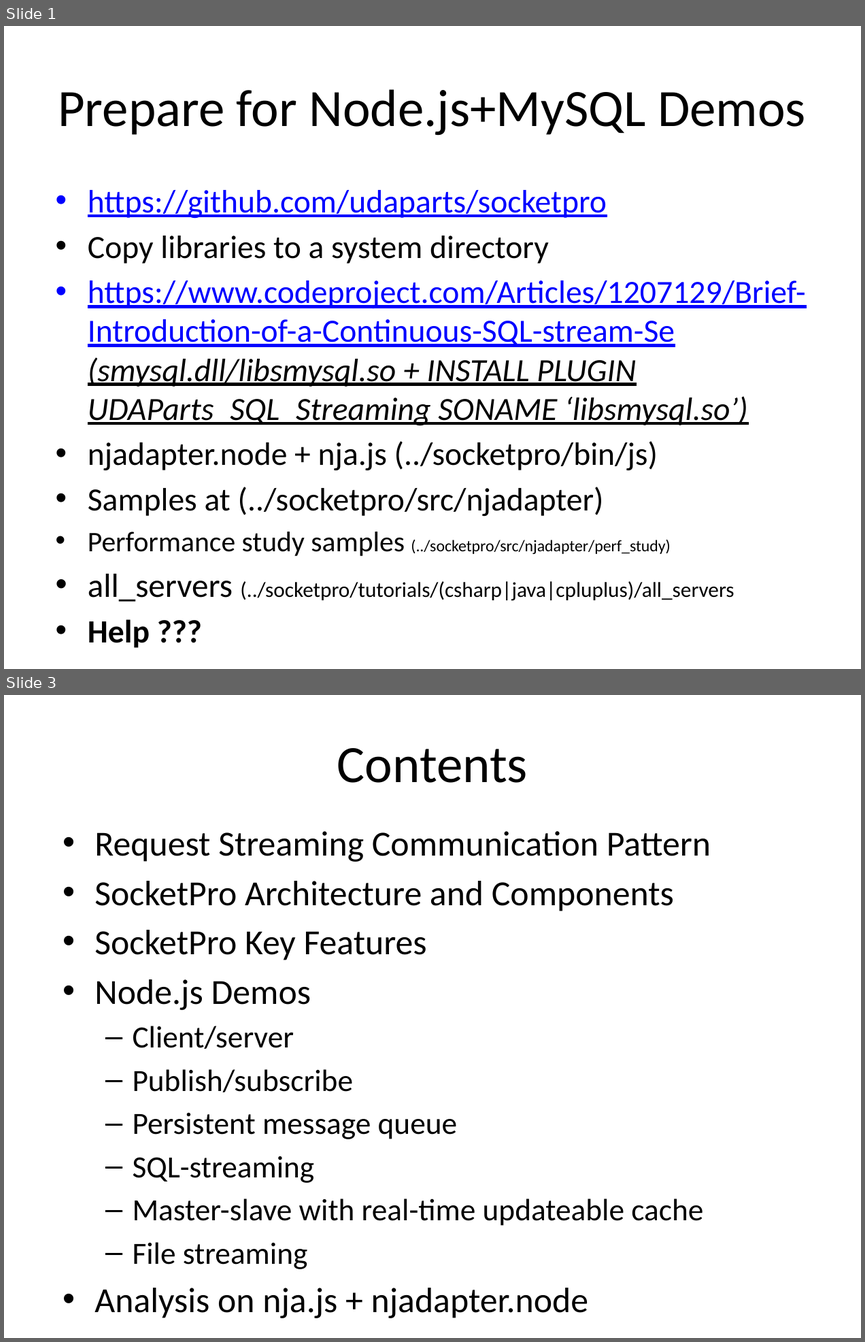
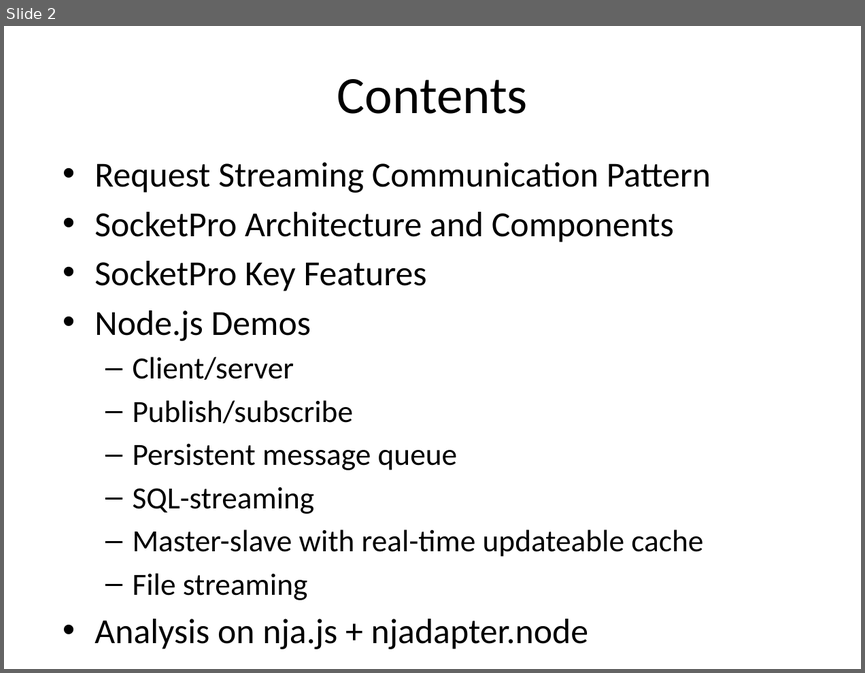
Before and after one commit to udaparts/nodejsdemos, a slide deck: SocketPro for Node.js.pptx. Shown one above the other, each under a label of ours: slides 1 and 3 before the commit, slide 2 after it; the slides between them are not shown. The pictures are 865x1342 and 865x673 pixels, drawn with LibreOffice and Linux fonts; fonts in the diff are those of the drawing. Boxes give left, top, right and bottom in pixels: in the first picture for what was removed or moved away, otherwise in the second. Text is boxed around its words. In the diff, an @@ line names an element or a change of style, - is before the commit and + after.

```diff
--- a/SocketPro for Node.js.pptx
+++ b/SocketPro for Node.js.pptx
@@ slide 1 removed at [4,26,861,669], background #FFFFFF @@
@@ title removed at [58,89,806,135] @@
-Prepare for Node.js+MySQL Demos
@@ text removed at [88,190,806,601] @@
-• https://github.com/udaparts/socketpro
-• Copy libraries to a system directory
-• https://www.codeproject.com/Articles/1207129/Brief-Introduction-of-a-Continuous-SQL-stream-Se (smysql.dll/libsmysql.so + INSTALL PLUGIN UDAParts_SQL_Streaming SONAME ‘libsmysql.so’)
-• njadapter.node + nja.js (../socketpro/bin/js)
-• Samples at (../socketpro/src/njadapter)
-• Performance study samples (../socketpro/src/njadapter/perf_study)
-• all_servers (../socketpro/tutorials/(csharp|java|cpluplus)/all_servers
-• Help ???
@@ what was slide 3 is now slide 2 @@
```
Also in this commit, not shown: 9 slides changed, 3 slides added, 1 other slide removed, 2 other files.
